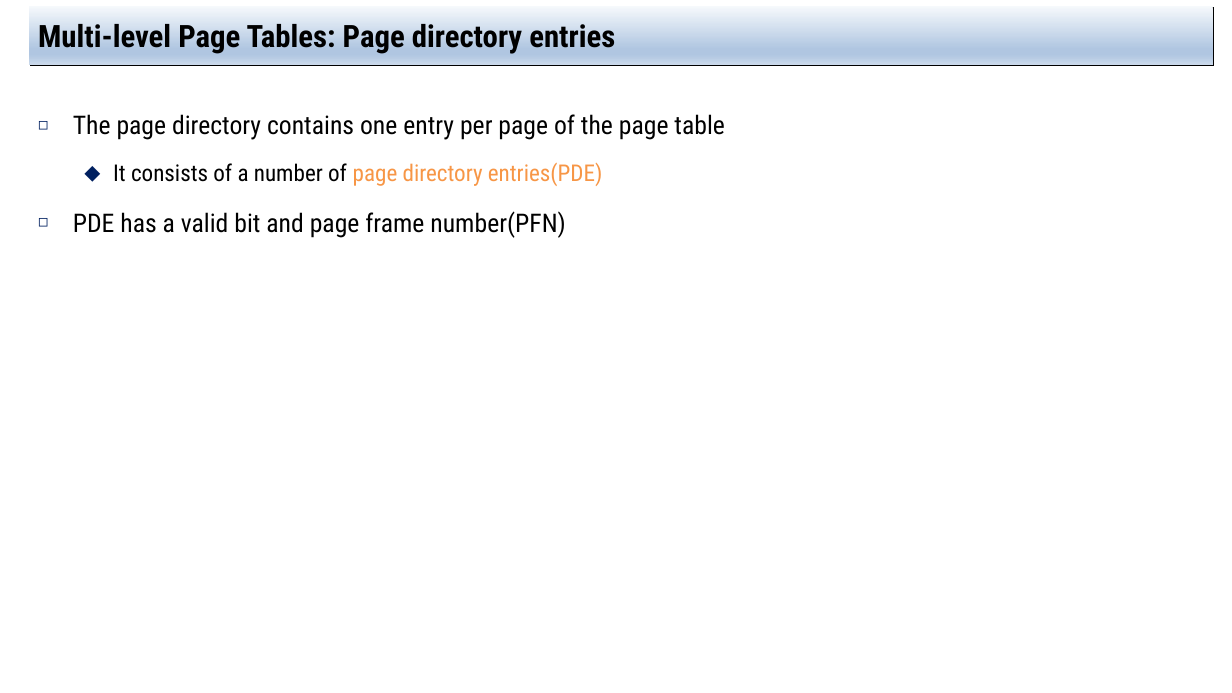
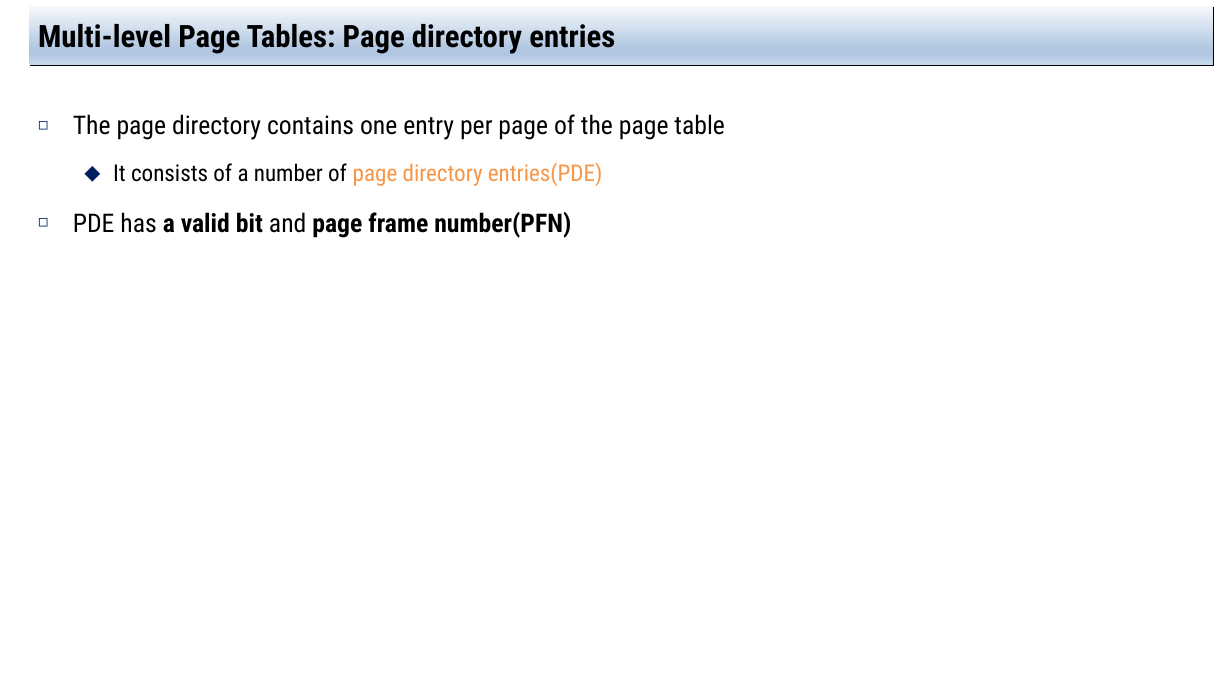
Before and after one commit to jachermocilla/extra-course-materials, a slide deck: slide 15 of cmsc125/ostep/slides/01.Virtualization/20.Advanced_Page_Tables.pptx. Drawn at 1232x693 pixels with LibreOffice and Linux fonts; fonts in the diff are those of the drawing. Boxes give left, top, right and bottom in pixels: in the first picture for what was removed or moved away, otherwise in the second. Text is boxed around its words. In the diff, an @@ line names an element or a change of style, - is before the commit and + after.

```diff
--- a/cmsc125/ostep/slides/01.Virtualization/20.Advanced_Page_Tables.pptx
+++ b/cmsc125/ostep/slides/01.Virtualization/20.Advanced_Page_Tables.pptx
@@ text at (73,212,571,238): bold on in "a valid bit page frame number(PFN)" @@
```
Also in this commit, not shown: 11 other slides changed, 7 other files.
